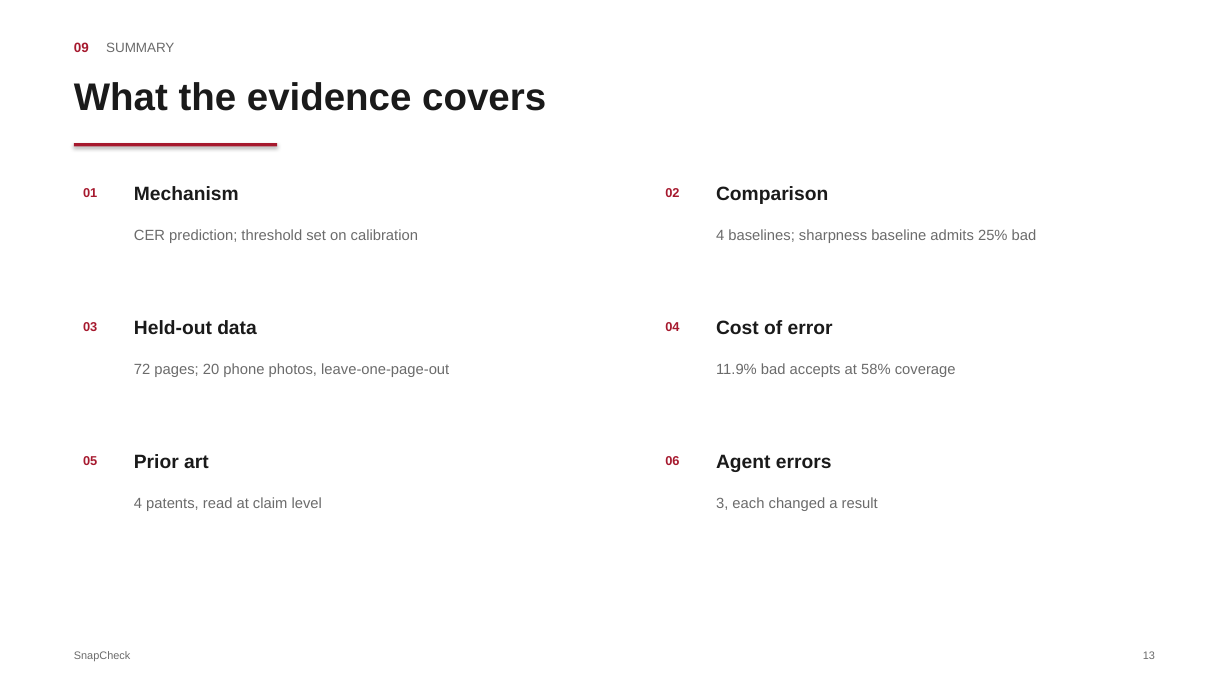
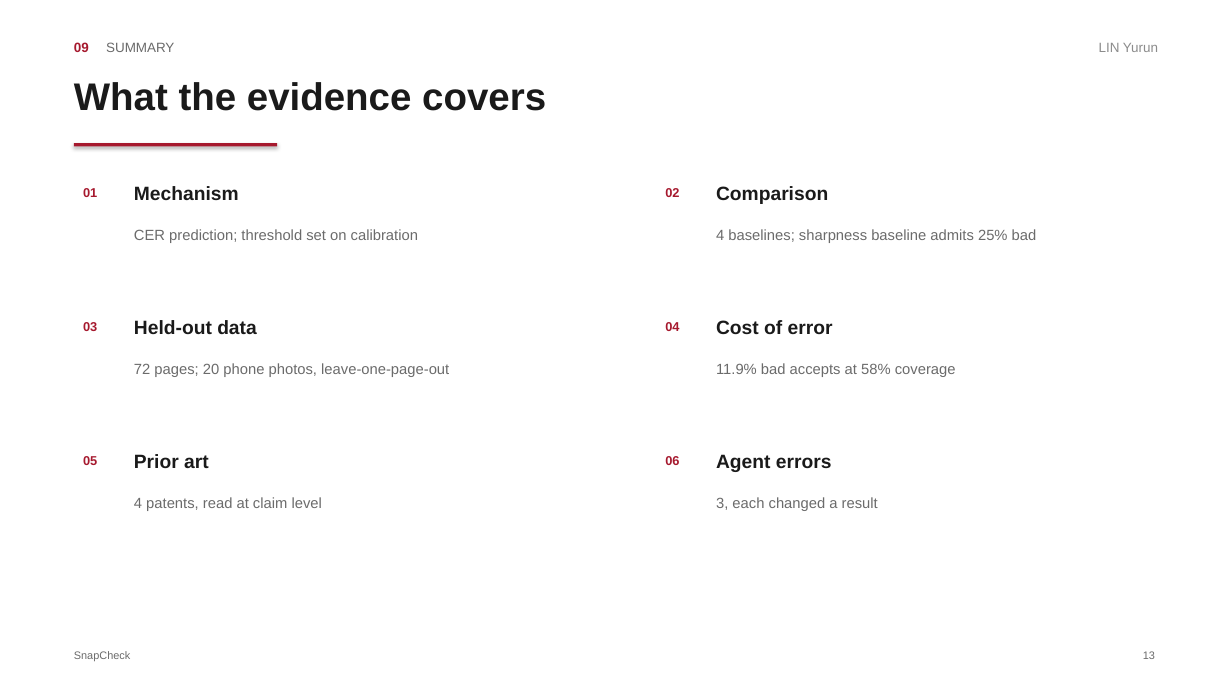
Before and after one commit to n0thing0717zkj-code/CDT501_SnapCheck, a slide deck: slide 13 of docs/CDT501_SnapCheck_Slides.pptx. Drawn at 1232x693 pixels with LibreOffice and Linux fonts; fonts in the diff are those of the drawing. Boxes give left, top, right and bottom in pixels: in the first picture for what was removed or moved away, otherwise in the second. Text is boxed around its words. In the diff, an @@ line names an element or a change of style, - is before the commit and + after.

```diff
--- a/docs/CDT501_SnapCheck_Slides.pptx
+++ b/docs/CDT501_SnapCheck_Slides.pptx
@@ text added at box(1099, 43, 1158, 52), 10.5 pt, text #8C8C8C @@
+LIN Yurun
```
Also in this commit, not shown: 13 other slides changed, 2 other files.
